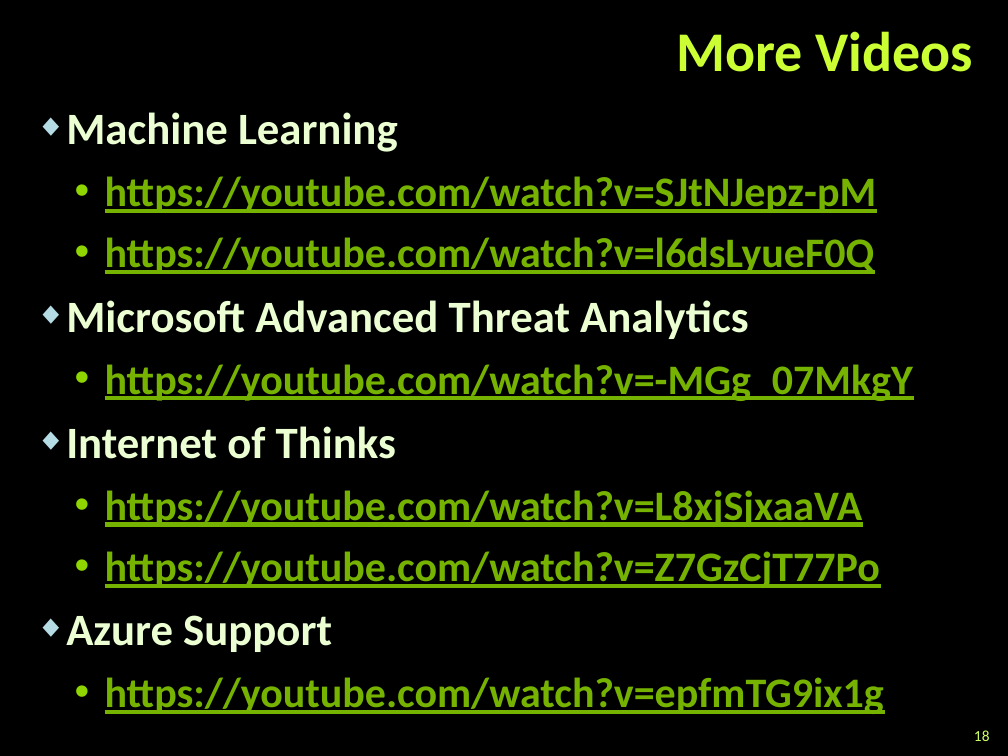
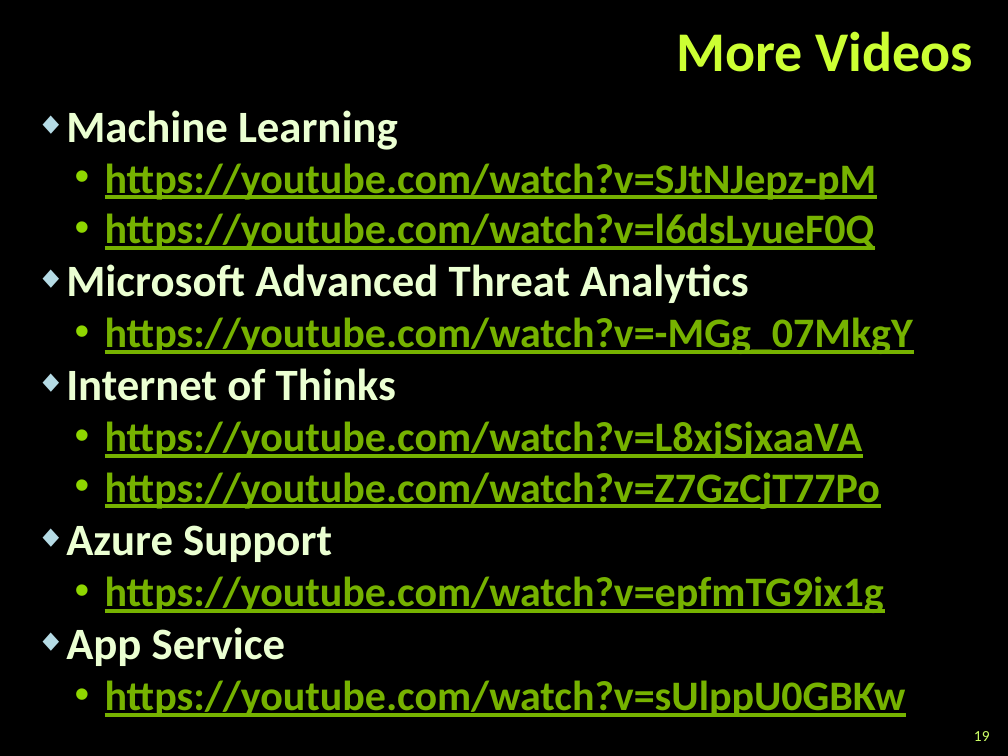
Before and after one commit to TelerikAcademy/Web-Services-and-Cloud, a slide deck: slide 19 of 09. Intro-to-Azure/Intro-to-Azure.pptx (slide 18 before the commit). Drawn at 1008x756 pixels with LibreOffice and Linux fonts; fonts in the diff are those of the drawing; background and template pictures are left out. Boxes give left, top, right and bottom in pixels: in the first picture for what was removed or moved away, otherwise in the second. Text is boxed around its words. In the diff, an @@ line names an element or a change of style, - is before the commit and + after.

Commit message:
Work on Intro-to-Azure.pptx

```diff
--- a/09. Intro-to-Azure/Intro-to-Azure.pptx
+++ b/09. Intro-to-Azure/Intro-to-Azure.pptx
@@ text at [66,110,913,613]: line spacing 1.05 to 1; less space between paragraphs @@
@@ text at [66,627,906,717]: paragraphs added @@
+◆ App Service
+  • https://youtube.com/watch?v=sUlppU0GBKw
@@ page number at [974,731,990,741]: text changed @@
-18
+19
```
Also in this commit, not shown: 3 other slides changed, 3 slides added, 1 slide removed.
